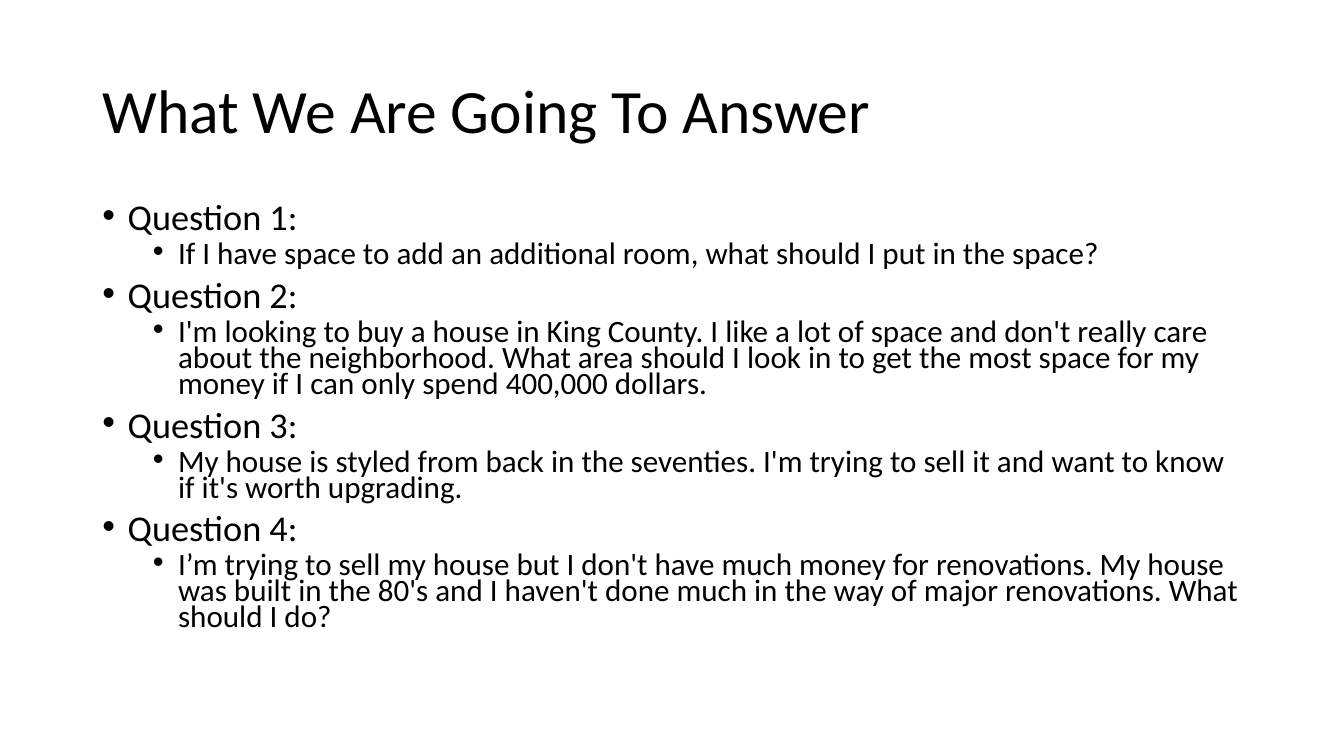
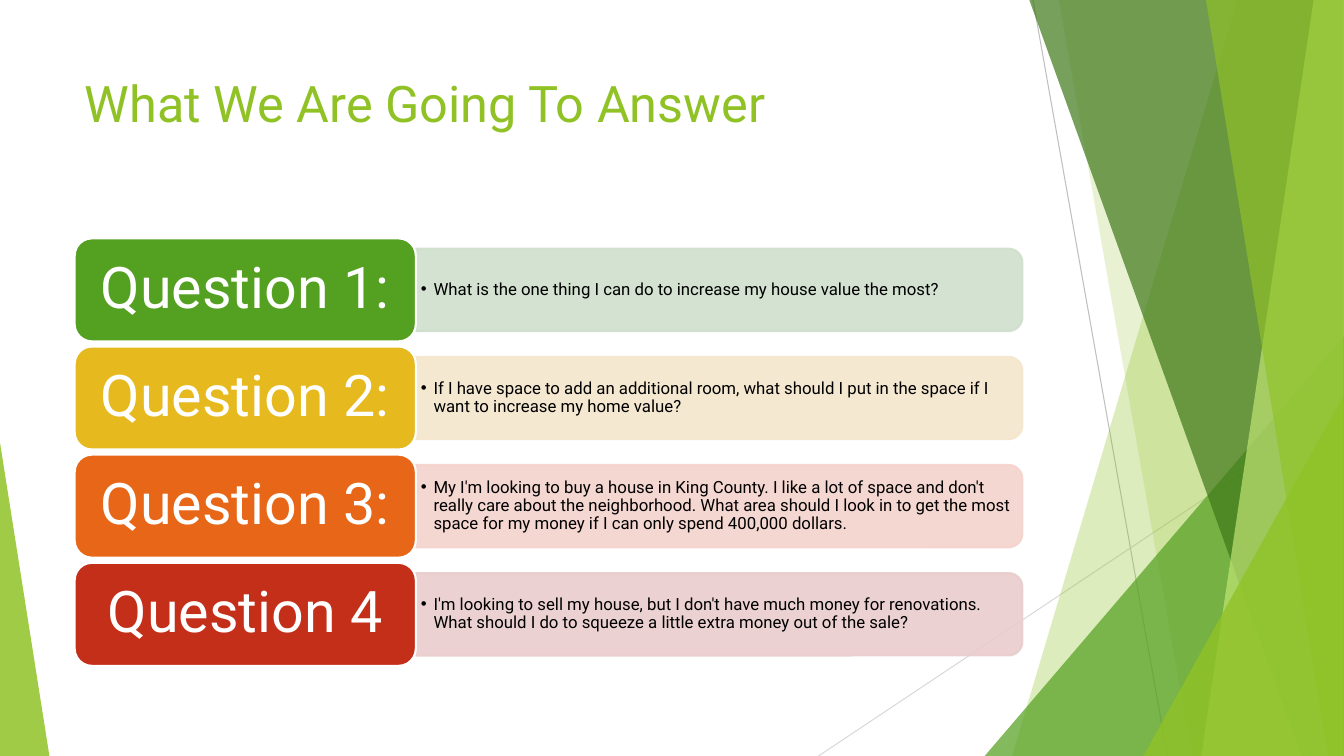
Before and after one commit to minthammock/dsc-mod-2-project-v2-1-onl01-dtsc-pt-041320, a slide deck: slide 3 of Non-Technical.pptx (slide 2 before the commit). Drawn at 1344x756 pixels with LibreOffice and Linux fonts; fonts in the diff are those of the drawing. Boxes give left, top, right and bottom in pixels: in the first picture for what was removed or moved away, otherwise in the second. Text is boxed around its words. In the diff, an @@ line names an element or a change of style, - is before the commit and + after.

Commit message:
presentation complete

```diff
--- a/Non-Technical.pptx
+++ b/Non-Technical.pptx
@@ title "What We Are Going To ...": place and size @@
-title "What We Are Going To ..." at (102,90,869,144)
+title "What We Are Going To ..." at (85,84,765,133)
@@ title "What We Are Going To ..." at (85,84,765,133): size 44 to 36 pt, font Calibri to Roboto, text colour #000000 to #90C226; line spacing 0.9 to 1; vertical alignment middle to top @@
@@ text removed at (128,205,1238,628) @@
-• Question 1:
-  • If I have space to add an additional room, what should I put in the space?
-• Question 2:
-  • I'm looking to buy a house in King County. I like a lot of space and don't really care about the neighborhood. What area should I look in to get the most space for my money if I can only spend 400,000 dollars.
-• Question 3:
-  • My house is styled from back in the seventies. I'm trying to sell it and want to know if it's worth upgrading.
-• Question 4:
-  • I’m trying to sell my house but I don't have much money for renovations. My house was built in the 80's and I haven't done much in the way of major renovations. What should I do?
@@ group added at (0,0,1344,756): 5 freeform shapes, 3 triangles, 2 lines @@
@@ group added at (75,238,1023,665): 8 texts, 4 round same rects, 4 rounded rectangles @@
+  • What is the one thing I can do to increase my house value the most?
+Question 1:
+  • If I have space to add an additional room, what should I put in the space if I want to increase my home value?
+Question 2:
+  • My I'm looking to buy a house in King County. I like a lot of space and don't really care about the neighborhood. What area should I look in to get the most space for my money if I can only spend 400,000 dollars.
+Question 3:
+  • I'm looking to sell my house, but I don't have much money for renovations. What should I do to squeeze a little extra money out of the sale?
+Question 4
```
Also in this commit, not shown: 1 other slide changed, 13 slides added, 2 slides removed, 2 other files.
